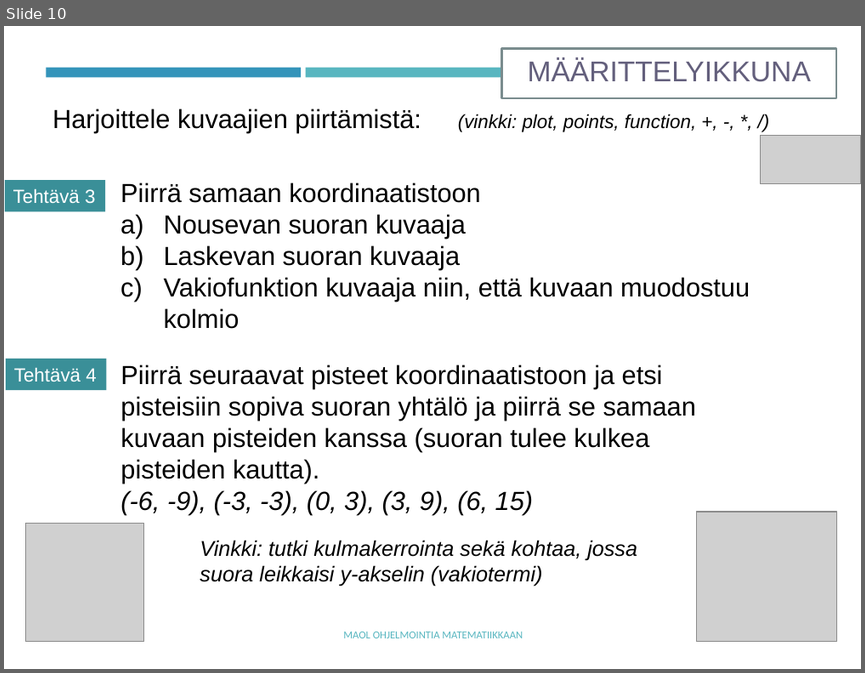
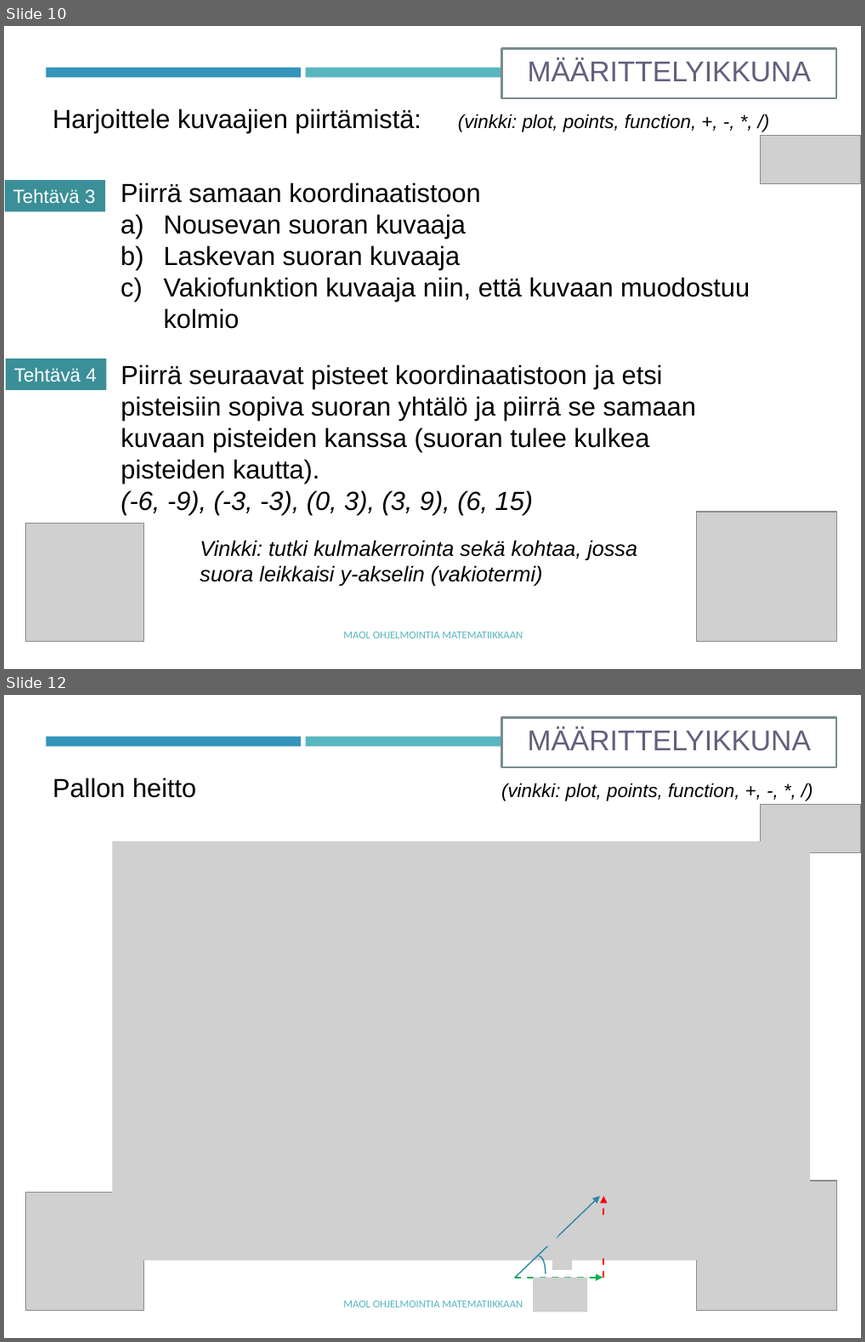
Before and after one commit to tyynetyyne/tyynetyyne.github.io, a slide deck: tehtavat/tiedostot/maol/power_point/Racket-MAOL-9-funktiot.pptx. Shown one above the other, each under a label of ours: slide 10 before the commit, slides 10 and 12 after it; the slides between them are not shown. The pictures are 865x673 and 865x1342 pixels, drawn with LibreOffice and Linux fonts; fonts in the diff are those of the drawing; grey boxes stand for pictures. Boxes give left, top, right and bottom in pixels: in the first picture for what was removed or moved away, otherwise in the second. Text is boxed around its words. In the diff, an @@ line names an element or a change of style, - is before the commit and + after.

Commit message:
Update to functions ppt

```diff
--- a/tehtavat/tiedostot/maol/power_point/Racket-MAOL-9-funktiot.pptx
+++ b/tehtavat/tiedostot/maol/power_point/Racket-MAOL-9-funktiot.pptx
@@ slide 12 added at [4,695,861,1338], background #FFFFFF; not listed: 2 template elements that a slide beside it also shows @@
@@ rectangle added at [502,717,836,767], fill #FFFFFF, outline #7A8C8E 1.75 pt, 24 pt, text #635F7C @@
+MÄÄRITTELYIKKUNA
@@ text added at [52,777,739,801], 16 pt, text #000000, italic @@
+Pallon heitto (vinkki: plot, points, function, +, -, *, /)
@@ picture added at [760,804,861,851] @@
@@ picture added at [112,840,810,1259] @@
@@ picture added at [26,1192,143,1310] @@
@@ picture added at [696,1181,837,1310] @@
@@ group added at [515,1191,653,1311]: 4 pictures, 3 arrows, 1 arc (boxed as its full ellipse) @@
@@ text added at [343,1300,522,1307], 9 pt, text #58B6C0 @@
+MAOL OHJELMOINTIA MATEMATIIKKAAN
```
Also in this commit, not shown: 1 slide changed, 3 other slides added.
